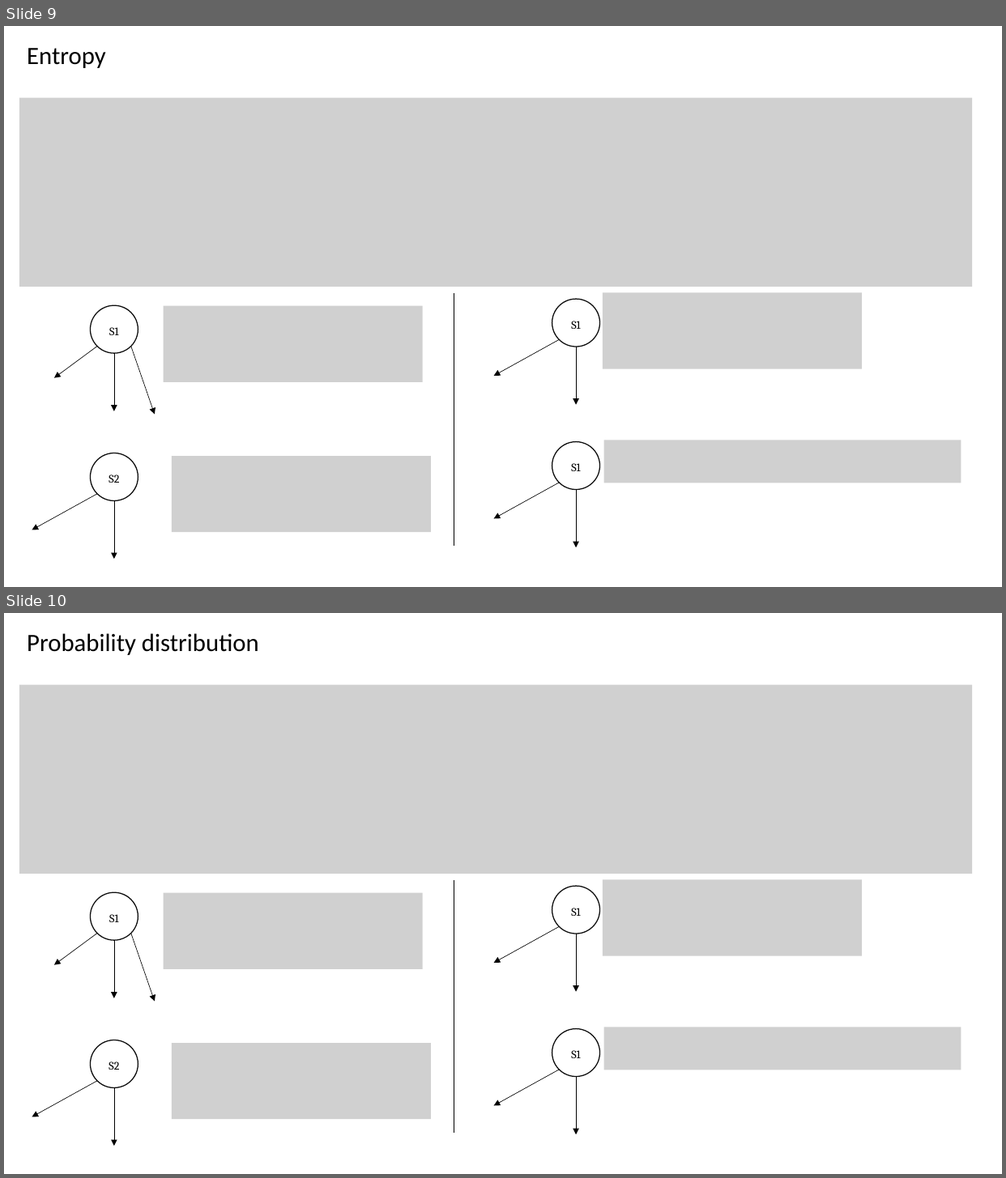
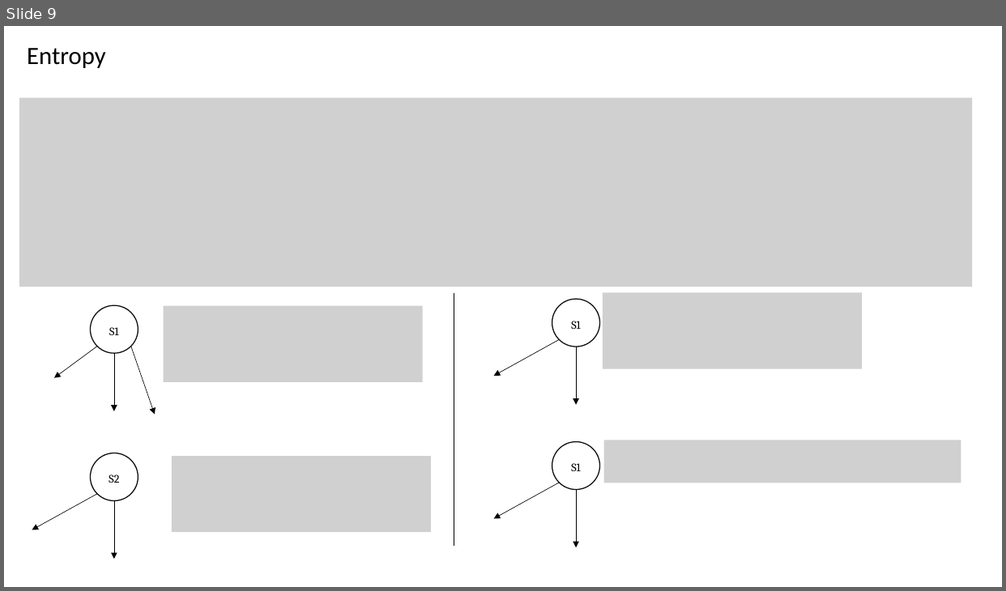
Before and after one commit to cubicle-model-checker/cubicle, a slide deck: mcmc_method.pptx. Shown one above the other, each under a label of ours: slides 9 and 10 before the commit, slide 9 after it. The pictures are 1006x1178 and 1006x591 pixels, drawn with LibreOffice and Linux fonts; fonts in the diff are those of the drawing; grey boxes stand for pictures. Boxes give left, top, right and bottom in pixels: in the first picture for what was removed or moved away, otherwise in the second. Text is boxed around its words. In the diff, an @@ line names an element or a change of style, - is before the commit and + after.

```diff
--- a/mcmc_method.pptx
+++ b/mcmc_method.pptx
@@ slide 10 removed at (4,613,1002,1174), background #FFFFFF @@
@@ text removed at (27,633,259,655) @@
-Probability distribution
@@ picture removed at (19,685,973,875) @@
@@ ellipse removed at (90,893,138,941) @@
@@ picture removed at (164,893,423,969) @@
@@ line removed from (454, 880) to (454, 1133) @@
@@ ellipse removed at (552,886,600,934) @@
@@ picture removed at (603,880,862,956) @@
@@ text removed at (109,914,119,922) @@
-S1
@@ arrow removed from (560, 926) to (493, 964) @@
@@ text removed at (571,908,581,916) @@
-S1
@@ arrow removed from (98, 934) to (54, 965) @@
@@ arrow removed from (114, 940) to (114, 999) @@
@@ arrow removed from (131, 934) to (155, 1002) @@
@@ arrow removed from (576, 934) to (576, 992) @@
@@ ellipse removed at (90,1041,138,1088) @@
@@ picture removed at (172,1043,431,1120) @@
@@ ellipse removed at (552,1029,600,1077) @@
@@ picture removed at (604,1028,961,1071) @@
@@ text removed at (108,1062,119,1070) @@
-S2
@@ arrow removed from (560, 1070) to (493, 1106) @@
@@ text removed at (571,1050,581,1059) @@
-S1
@@ arrow removed from (98, 1081) to (32, 1118) @@
@@ arrow removed from (114, 1088) to (114, 1146) @@
@@ arrow removed from (576, 1077) to (576, 1135) @@
```
Also in this commit, not shown: 1 slide changed, 1 slide added.
